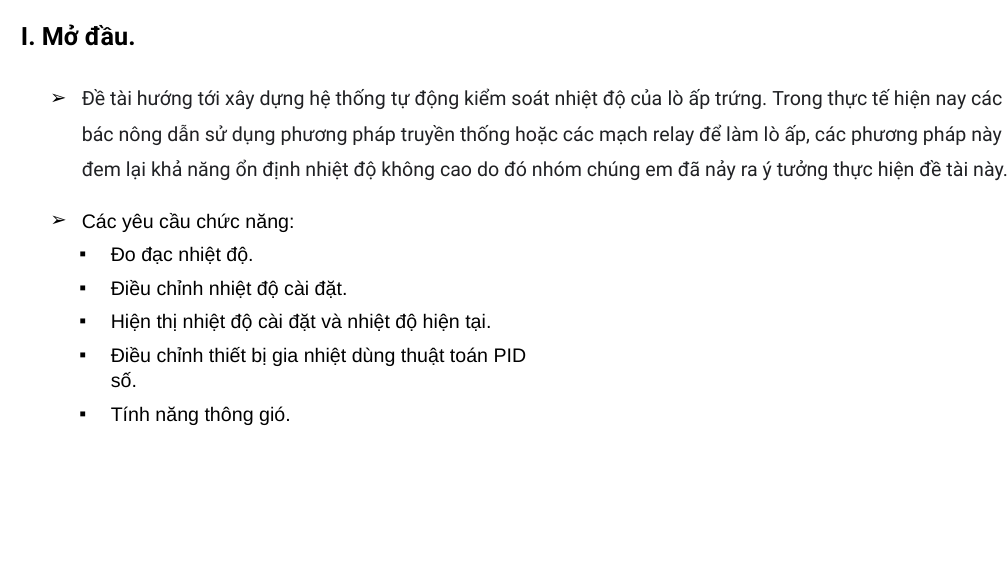
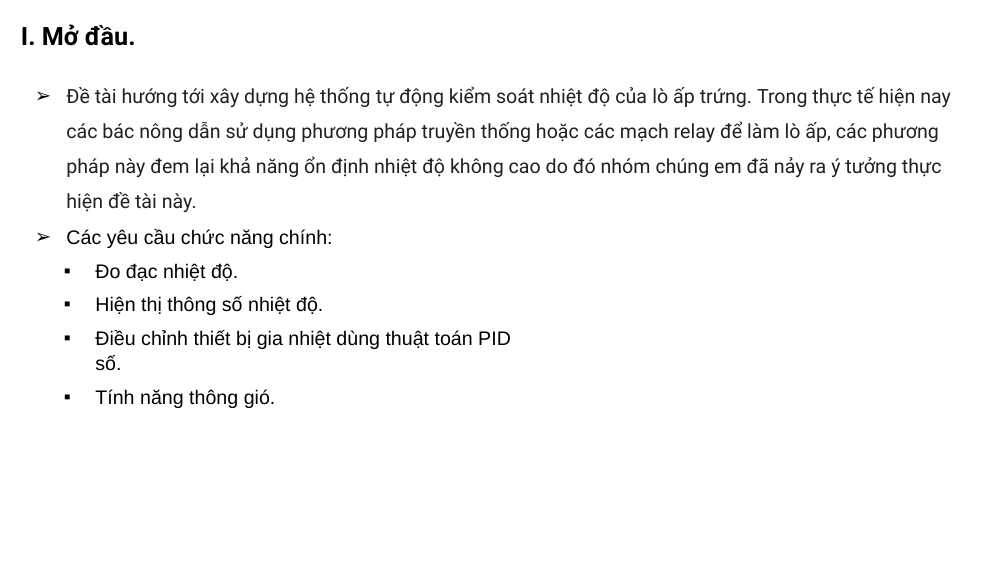
Before and after one commit to khanhnm08/HK_Egg_Incubator, a slide deck: slide 3 of Slide bao cao.pptx. Drawn at 1008x567 pixels with LibreOffice and Linux fonts; fonts in the diff are those of the drawing. Boxes give left, top, right and bottom in pixels: in the first picture for what was removed or moved away, otherwise in the second. Text is boxed around its words. In the diff, an @@ line names an element or a change of style, - is before the commit and + after.

```diff
--- a/Slide bao cao.pptx
+++ b/Slide bao cao.pptx
@@ text "Đề tài hướng tới xây ..." rewrapped from bbox=[82, 88, 1008, 180] to bbox=[66, 86, 951, 212] @@
@@ text "Các yêu cầu chức năng ...": place and size @@
-text "Các yêu cầu chức năng ..." at bbox=[82, 213, 527, 425]
+text "Các yêu cầu chức năng ..." at bbox=[66, 229, 511, 408]
@@ text at bbox=[66, 229, 332, 248]: text changed @@
-➢ Các yêu cầu chức năng:
+➢ Các yêu cầu chức năng chính:
@@ text at bbox=[95, 296, 323, 315]: text changed @@
-▪ Điều chỉnh nhiệt độ cài đặt.
-▪ Hiện thị nhiệt độ cài đặt và nhiệt độ hiện tại.
+▪ Hiện thị thông số nhiệt độ.
```
Also in this commit, not shown: 11 other slides changed, 1 slide added.
